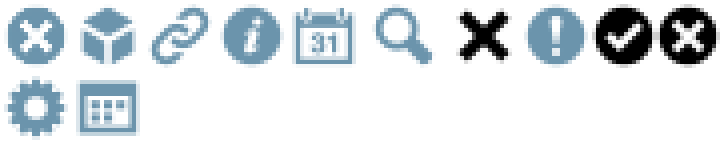
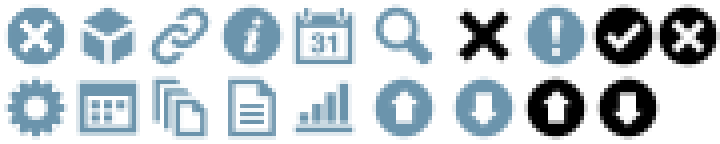
Layer changes from the first 720 × 144 image to the second:
added layer "up-sel" above "down-sel" over [524, 76, 588, 140]
added layer "down-sel" above "up #1" over [596, 76, 660, 140]
added layer "up #1" above "down #1" over [372, 76, 436, 140]
added layer "down #1" above "graph" over [452, 76, 516, 140]
added layer "graph" above "file" over [292, 80, 356, 136]
added layer "file" above "files" over [228, 76, 276, 140]
added layer "files" above "window" over [152, 76, 208, 140]
